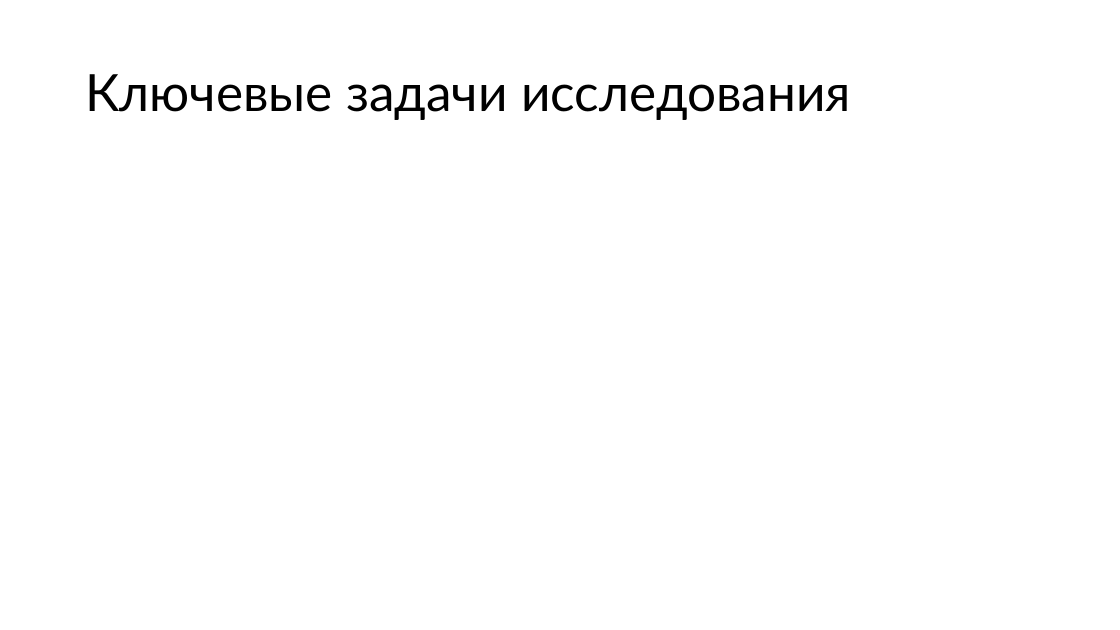
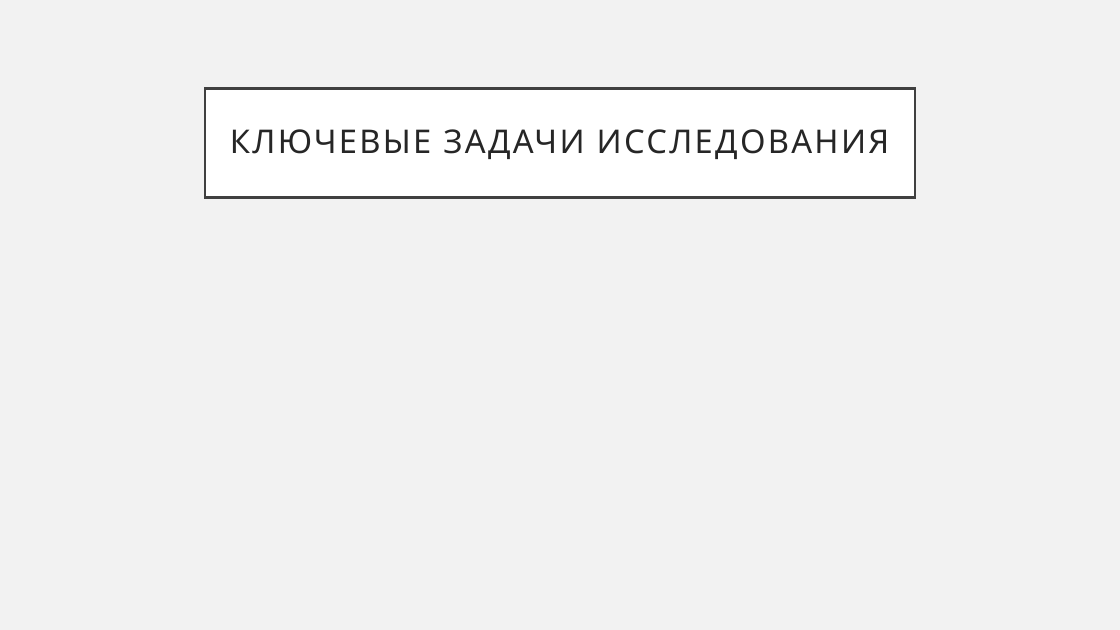
Before and after one commit to PHILIPP111007/masters_degree_Roshchin_M25-555, a slide deck: slide 4 of BI/moscow_places/moscow_places_hw.pptx. Drawn at 1120x630 pixels with LibreOffice and Linux fonts; fonts in the diff are those of the drawing. Boxes give left, top, right and bottom in pixels: in the first picture for what was removed or moved away, otherwise in the second. Text is boxed around its words. In the diff, an @@ line names an element or a change of style, - is before the commit and + after.

```diff
--- a/BI/moscow_places/moscow_places_hw.pptx
+++ b/BI/moscow_places/moscow_places_hw.pptx
@@ background #FFFFFF to #F2F2F2 @@
@@ title "КЛЮЧЕВЫЕ ЗАДАЧИ ИССЛЕДОВАНИЯ" resized from (x1=85, y1=74, x2=851, y2=120) to (x1=205, y1=88, x2=915, y2=197) @@
@@ title "КЛЮЧЕВЫЕ ЗАДАЧИ ИССЛЕДОВАНИЯ" at (x1=205, y1=88, x2=915, y2=197): fill none to #FFFFFF; outline none to #404040 2.5 pt @@
@@ title at (x1=230, y1=129, x2=890, y2=159): text changed; size 44 to 28 pt; font Lato to Cabin; text colour #000000 to #262626 @@
-Ключевые задачи исследования
+КЛЮЧЕВЫЕ ЗАДАЧИ ИССЛЕДОВАНИЯ
```
Also in this commit, not shown: 23 other slides changed, 1 other file.
